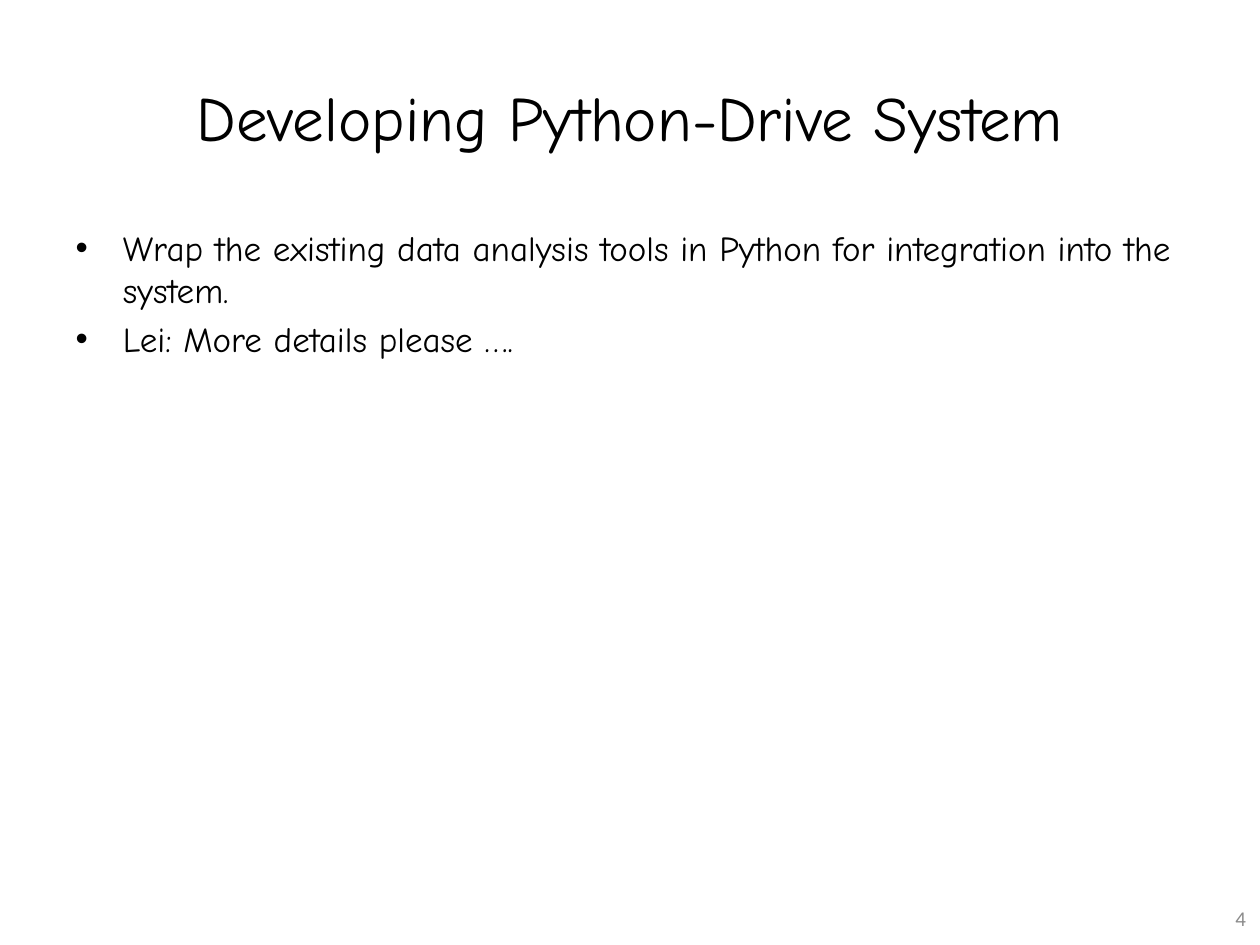
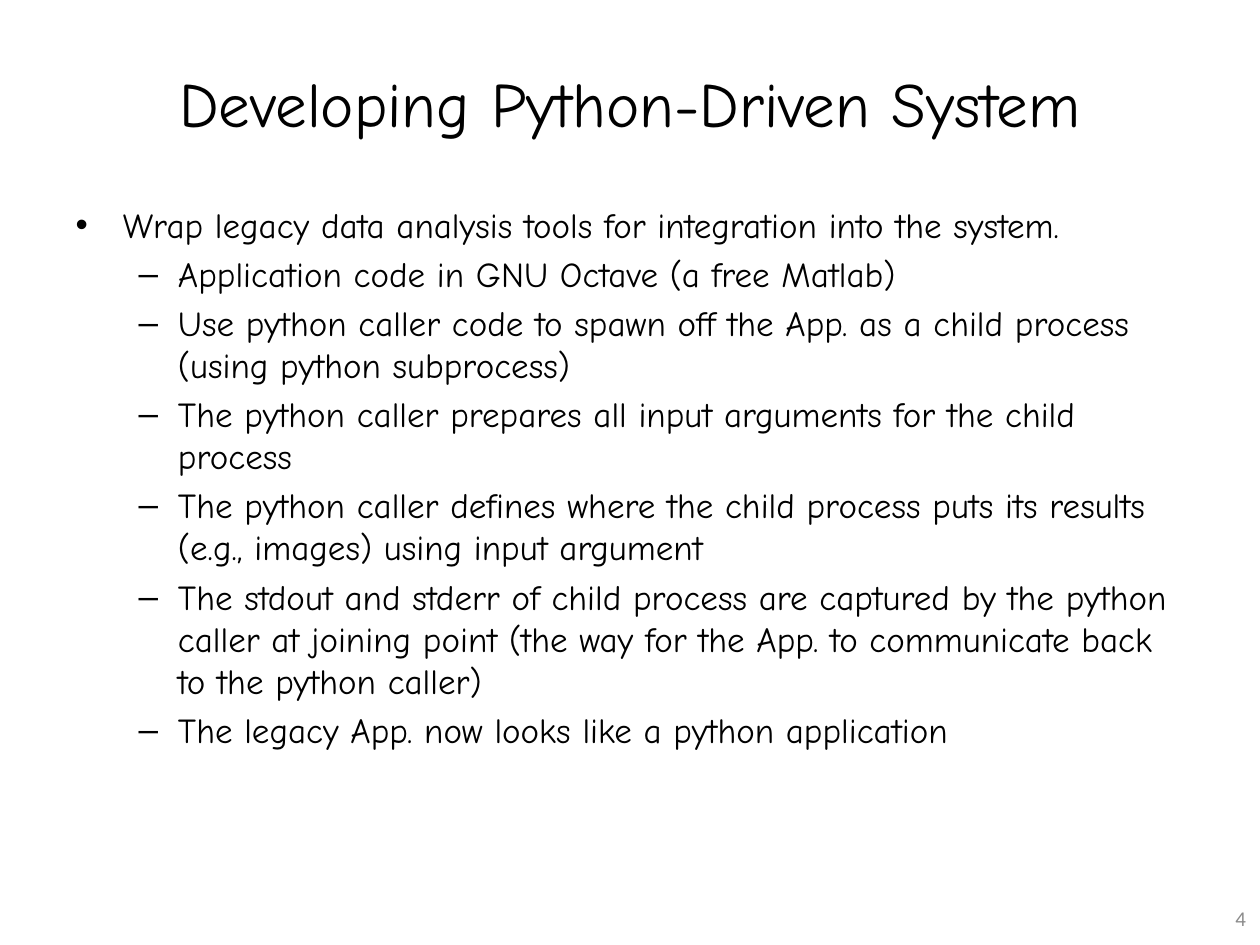
Before and after one commit to flytosky/JPL-WebService, a slide deck: slide 5 of doc/CMAC_Lee_First_Interim_Report.pptx. Drawn at 1260x945 pixels with LibreOffice and Linux fonts; fonts in the diff are those of the drawing. Boxes give left, top, right and bottom in pixels: in the first picture for what was removed or moved away, otherwise in the second. Text is boxed around its words. In the diff, an @@ line names an element or a change of style, - is before the commit and + after.

```diff
--- a/doc/CMAC_Lee_First_Interim_Report.pptx
+++ b/doc/CMAC_Lee_First_Interim_Report.pptx
@@ title at [179, 84, 1080, 140]: text changed @@
-Developing Python-Drive System
+Developing Python-Driven System
@@ text at [123, 214, 1167, 750]: text changed @@
-• Wrap the existing data analysis tools in Python for integration into the system.
-• Lei: More details please ….
+• Wrap legacy data analysis tools for integration into the system.
+  – Application code in GNU Octave (a free Matlab)
+  – Use python caller code to spawn off the App. as a child process (using python subprocess)
+  – The python caller prepares all input arguments for the child process
+  – The python caller defines where the child process puts its results (e.g., images) using input argument
+  – The stdout and stderr of child process are captured by the python caller at joining point (the way for the App. to communicate back to the python caller)
+  – The legacy App. now looks like a python application
```
Also in this commit, not shown: 1 slide added, 1 slide removed, 2 other files.
